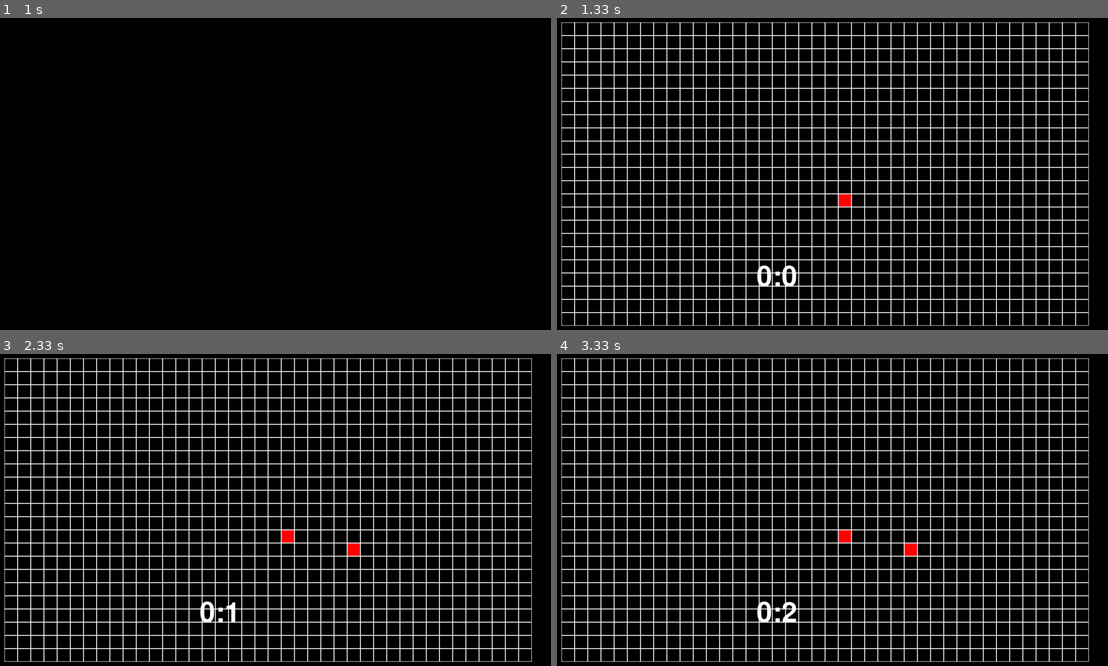
Above: before the commit, frames 1-4 (two rows, left to right).
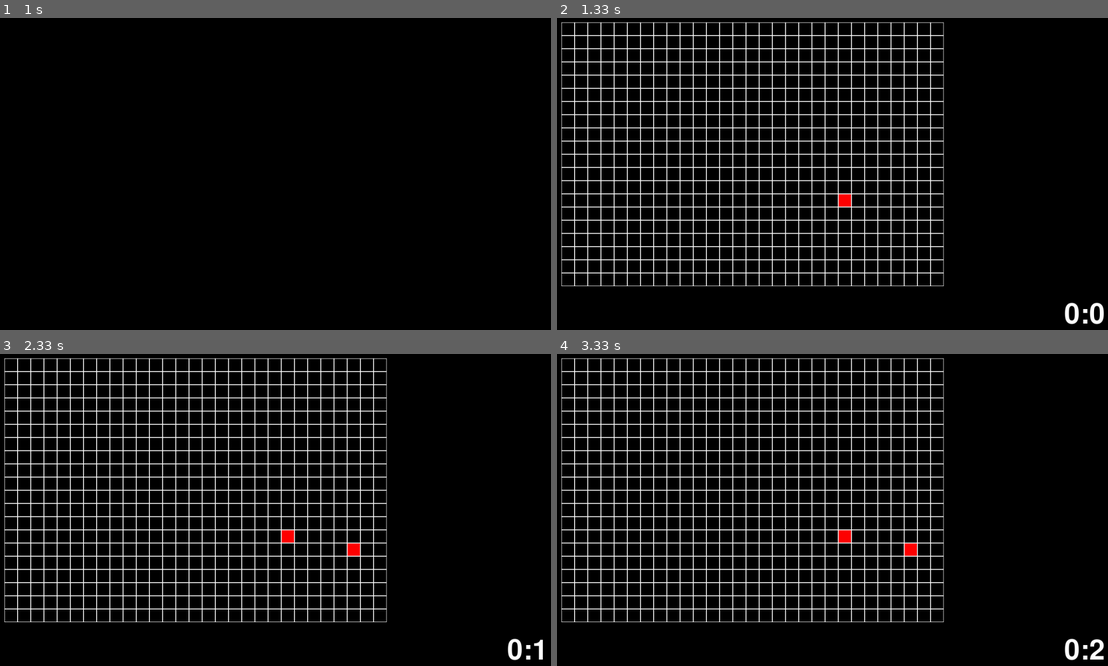
Above: after the commit, the same moments.

Repository: Alicccce/project_pygame
Game: pygame game, started from main.py
The game is run twice, just before and just after one commit, with the same random seed, the same clock (stepped at 60 frames per second) and the same inputs.
Inputs (mouse positions are in pixels of both pictures, inside the frame that each line leads up to):
- Up to frame 1 (1 s): click (286, 198) at 0.88 s
- Up to frame 2 (1.33 s): no input
- Up to frame 3 (2.33 s): click (352, 541) at 1.85 s
- Up to frame 4 (3.33 s): no input

Frame 1 is identical in both runs. In frame 2, 7.5% of the frame differs, in the area x 0-100%, y 1-99%; in frame 3, 7.4%; in frame 4, 7.5%.

Commit message:
залила

Diff:
--- a/main.py
+++ b/main.py
@@ -29,7 +29,7 @@
         x = mouse_pos[0]
         y = mouse_pos[1]
         self.t = (str(x), str(y))
-        if self.left < x < (self.cell_size * 40) + self.left and self.top < y < (self.cell_size * 23) + self.top:
+        if self.left < x < (self.cell_size * 29) + self.left and self.top < y < (self.cell_size * 20) + self.top:
             self.on_click(self.t)
 
     def on_click(self, cell_coords):
@@ -56,7 +56,7 @@
 
 if __name__ == '__main__':
     pygame.init()
-    board = Board(40, 23)
+    board = Board(29, 20)
     running = True
     size = wid, heigh = 1300, 750
     screen = pygame.display.set_mode(size)
@@ -66,16 +66,22 @@
     font = pygame.font.Font('freesansbold.ttf', 64)
     text = font.render('{}:{}'.format(mins, secs), True, (255, 255, 255), (0, 0, 0))
     textRect = text.get_rect()
-    textRect.center = 500, 600
+    textRect.center = 1200, 685
     clock = pygame.time.Clock()
+    k = 0
 
     while running:
         clock.tick(1)
         secs += 1
         screen.blit(text, textRect)
         if secs == 17:
-            break
+            k = 1
+        if k == 1:
+            secs, mins = 0, 0
+            k = 0
+            screen.fill((0, 0, 0))
         text = font.render('{}:{}'.format(mins, secs), True, (255, 255, 255), (0, 0, 0))
+
         for event in pygame.event.get():
             if event.type == pygame.QUIT:
                 running = False
